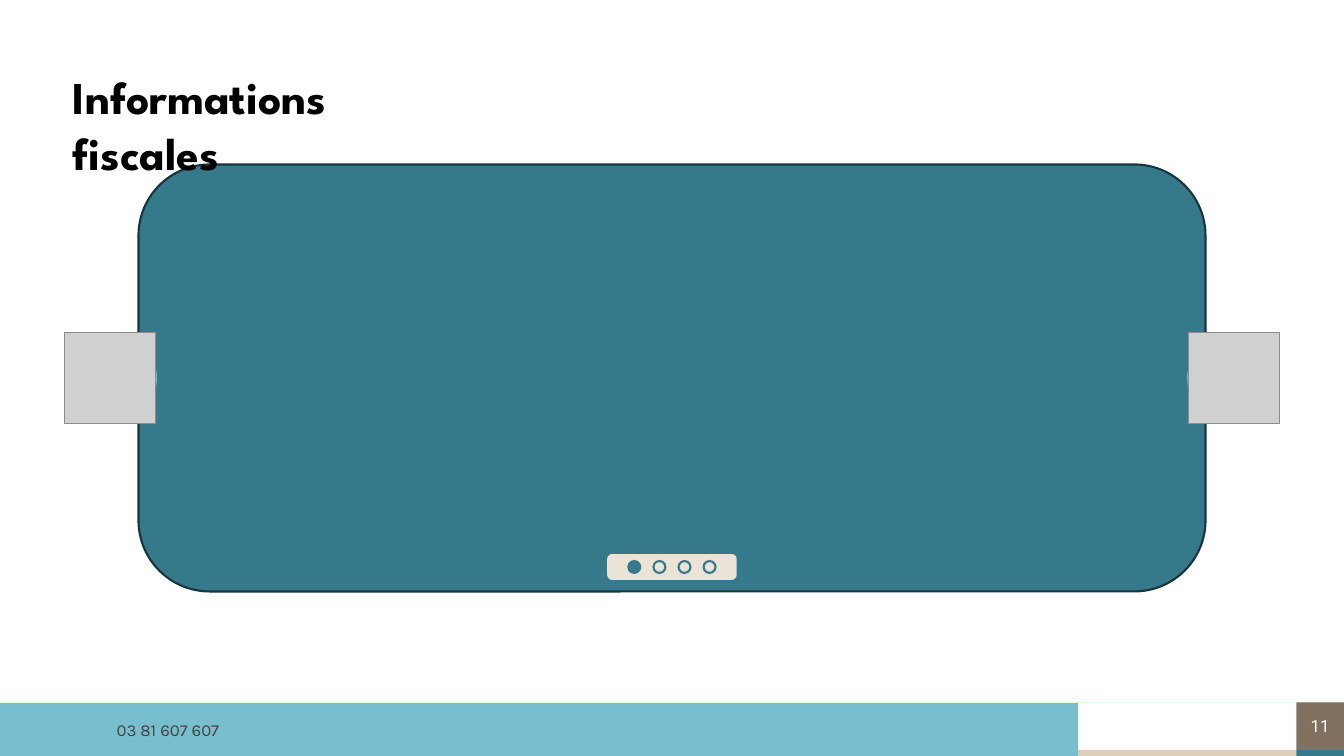
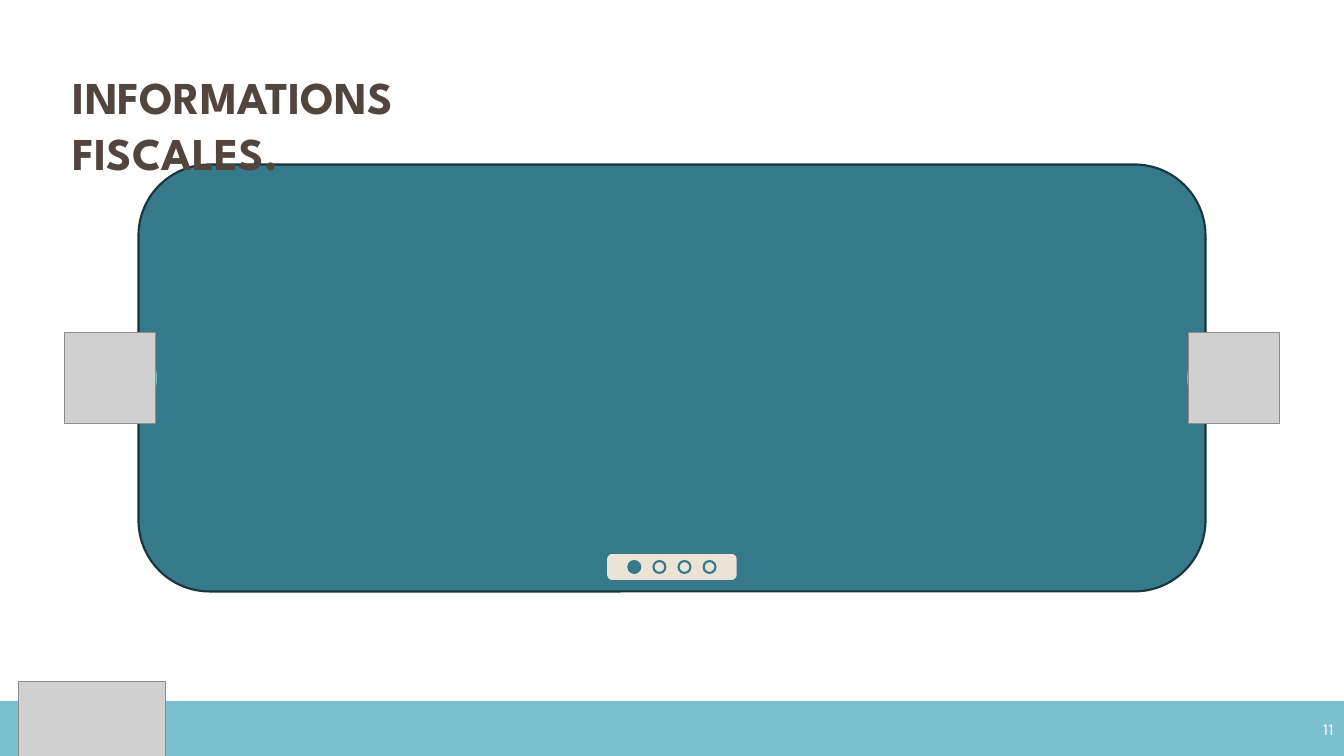
Before and after one commit to ldebouche/Projet1_lettre_fin_de_mission, a slide deck: slide 11 of backend/src/templates/modele_complet.pptm. Drawn at 1344x756 pixels with LibreOffice and Linux fonts; fonts in the diff are those of the drawing; grey boxes stand for pictures; background and template pictures are left out. Boxes give left, top, right and bottom in pixels: in the first picture for what was removed or moved away, otherwise in the second. Text is boxed around its words. In the diff, an @@ line names an element or a change of style, - is before the commit and + after.

```diff
--- a/backend/src/templates/modele_complet.pptm
+++ b/backend/src/templates/modele_complet.pptm
@@ text at box(73, 83, 393, 184): text changed; text colour #000000 to #51453D @@
-Informations fiscales
+INFORMATIONS FISCALES.
@@ picture added at box(19, 683, 166, 756) @@
@@ freeform shape removed at box(0, 703, 1078, 750) @@
@@ rectangle added at box(0, 703, 1344, 756), fill #7CC0D0, outline #7CC0D0 1.5 pt @@
@@ page number: place and size @@
-page number at box(1297, 703, 1344, 750)
+page number at box(1297, 703, 1344, 756)
@@ page number at box(1297, 703, 1344, 756): font Roboto to Karla; alignment centre to right; fill #827161 to #7CC0D0; outline none to #7CC0D0 0.75 pt @@
@@ text removed at box(117, 725, 219, 736) @@
-03 81 607 607
@@ rectangle removed at box(0, 750, 1079, 756) @@
@@ rectangle removed at box(1079, 750, 1298, 756) @@
@@ rectangle removed at box(1297, 750, 1344, 756) @@
```
Also in this commit, not shown: 19 other slides changed, 20 other files.
